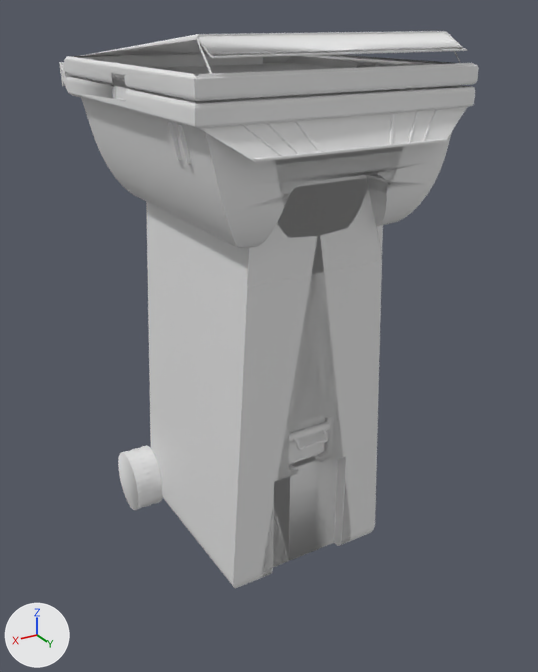
A saved change to the FBX model EcoSystem/Dustbin/Dustbin.fbx.
Rendered twice from a 50 mm lens placed at (3.88, 6.73, 3.09), pointed at (-0.13, 0.05, -0.25). The axes (+X, +Y, +Z) are drawn at lower left. The lights are the same throughout. Where no turn or scale is listed for an object, it has been applied to the vertices.
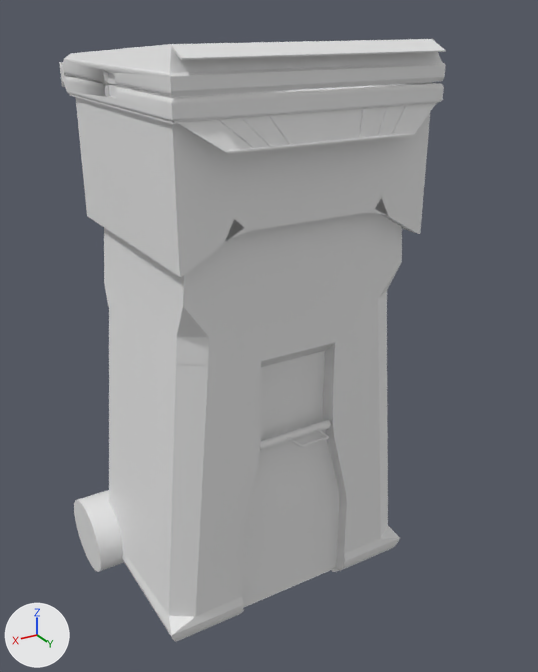
The newer file is also turned or shifted as a whole; pictures and numbers use the older file's frame.

Where the change shows, as pixel boxes [x1, y1, x2, y2] in the pictures (538 x 672 px):
'Dustbin Body.001', added: after [76, 85, 430, 642]
'Dustbin Body', deleted: before [81, 78, 454, 589]
'Plane.001', deleted: before [61, 31, 479, 101]
'Plane', deleted: before [59, 62, 475, 162]
'Dustbin Headpart-2', added: after [61, 39, 446, 97]
'Dustbin Headpart -1', added: after [59, 62, 444, 154]
'Cylinder.002', added: after [74, 490, 124, 572]
'Cylinder.001', deleted: before [118, 445, 163, 510]

The change, as a list of edits to the scene's bpy script:
```text
Add me_cylinder_011:
    me_cylinder_011.from_pydata(...)  # 128 vertices, 68 faces; spans x -3.5..0.26, y -0.51..0.51, z -0.45..0.45
Add me_plane_004:
    me_plane_004.from_pydata(...)  # 331 vertices, 267 faces; spans x -2.83..0.0, y -0.03..2.94, z -0.09..0.43
Add me_cube_012:
    me_cube_012.from_pydata(...)  # 200 vertices, 159 faces; spans x -1.61..1.61, y -1.29..1.2, z -2.56..3.18
Add me_plane_1:
    me_plane_1.from_pydata(...)  # 679 vertices, 617 faces; spans x -1.41..1.42, y -1.88..1.14, z -0.28..0.3
Remove ob_plane:
    ob_plane = bpy.data.objects.new('Plane', me_plane)
    ob_plane.parent = ob_dustbin_body
    ob_plane.location = (0.0, 0.0, 1.012)
    ob_plane.scale = (0.807, 1.49, 0.847)
Remove ob_cylinder_001:
    ob_cylinder_001 = bpy.data.objects.new('Cylinder.001', me_cylinder_005)
    ob_cylinder_001.location = (1.11, -1.11, -2.39)
Remove ob_plane_001:
    ob_plane_001 = bpy.data.objects.new('Plane.001', me_plane_001)
    ob_plane_001.location = (1.42, -1.72, 2.43)
Change ob_dustbin_top_roller:
    remove ob_dustbin_top_roller.parent = ob_plane
Remove ob_dustbin_body:
    ob_dustbin_body = bpy.data.objects.new('Dustbin Body', me_cube_003)
    ob_dustbin_body.location = (0.0, 0.0, 0.0)
    ob_dustbin_body.scale = (1.75, 1.05, 2.47)
Add ob_cylinder_002:
    ob_cylinder_002 = bpy.data.objects.new('Cylinder.002', me_cylinder_011)
    ob_cylinder_002.location = (1.61, -1.14, -3.02)
Add ob_dustbin_headpart_2:
    ob_dustbin_headpart_2 = bpy.data.objects.new('Dustbin Headpart-2', me_plane_004)
    ob_dustbin_headpart_2.location = (1.42, -1.73, 2.46)
Add ob_dustbin_body_001:
    ob_dustbin_body_001 = bpy.data.objects.new('Dustbin Body.001', me_cube_012)
    ob_dustbin_body_001.location = (-0.01, -0.17, -0.78)
Add ob_dustbin_headpart__1:
    ob_dustbin_headpart__1 = bpy.data.objects.new('Dustbin Headpart -1', me_plane_1)
    ob_dustbin_headpart__1.location = (-0.01, 0.13, 2.34)
```
